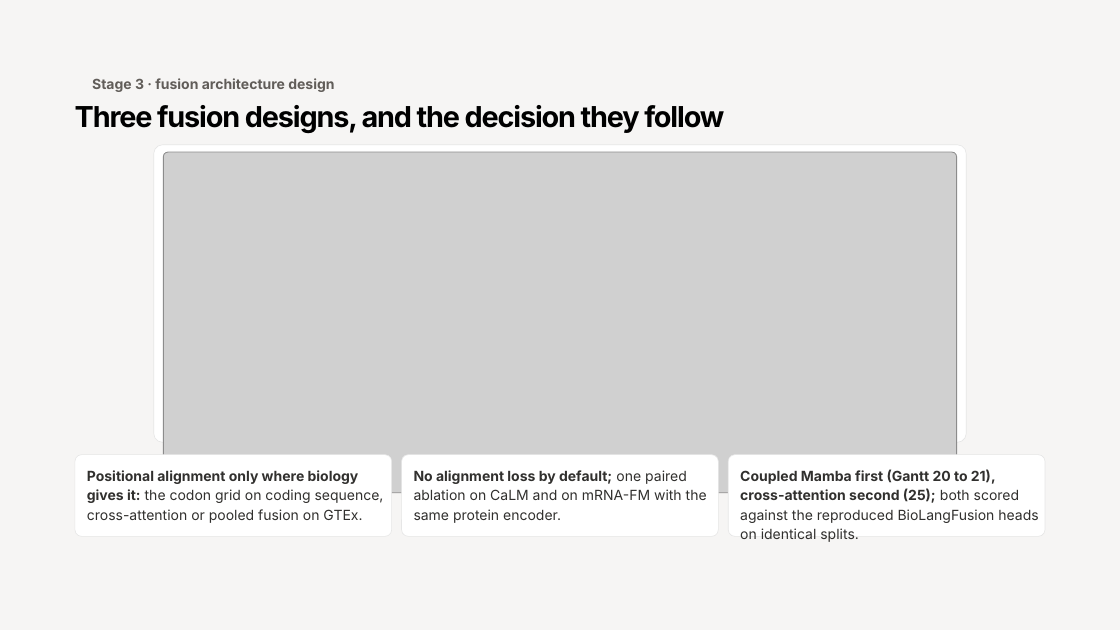
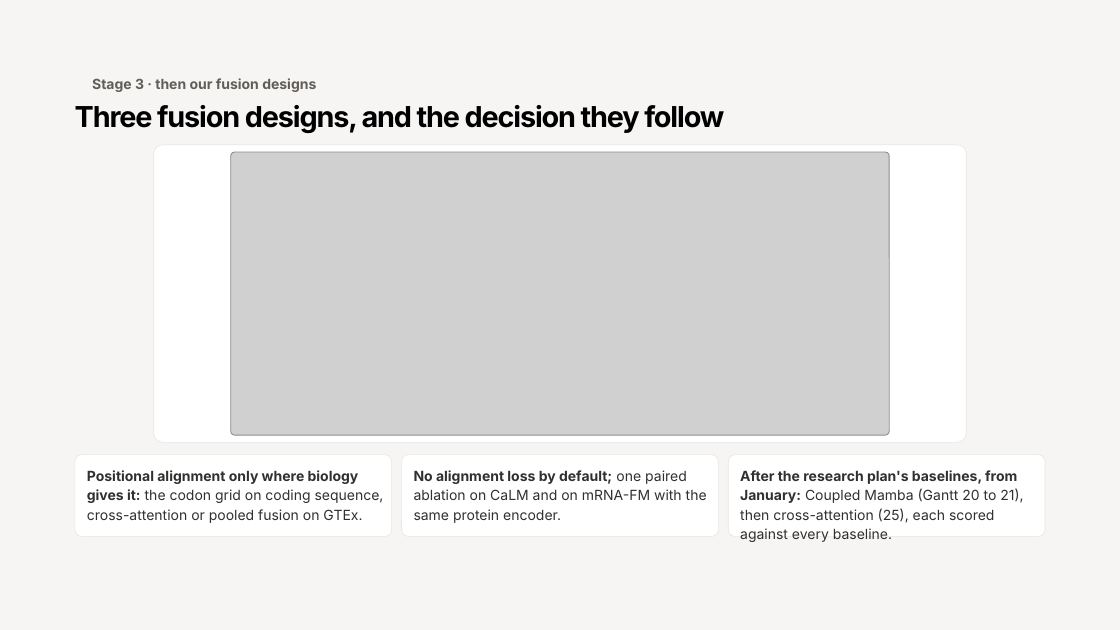
Before and after one commit to jtmckinley4/multimodal-bio-fusion, a slide deck: slide 14 of docs/notes/Slides/Mina_Meeting_Slides_2026-10-20.pptx (slide 12 before the commit). Drawn at 1120x630 pixels with LibreOffice and Linux fonts; fonts in the diff are those of the drawing; grey boxes stand for pictures; background and template pictures are left out. Boxes give left, top, right and bottom in pixels: in the first picture for what was removed or moved away, otherwise in the second. Text is boxed around its words. In the diff, an @@ line names an element or a change of style, - is before the commit and + after.

```diff
--- a/docs/notes/Slides/Mina_Meeting_Slides_2026-10-20.pptx
+++ b/docs/notes/Slides/Mina_Meeting_Slides_2026-10-20.pptx
@@ text at (92, 78, 316, 92): text changed @@
-Stage 3 · fusion architecture design
+Stage 3 · then our fusion designs
@@ picture: place and size @@
-picture at (163, 152, 956, 493)
+picture at (231, 152, 890, 435)
@@ text at (740, 470, 1023, 542): text changed @@
-Coupled Mamba first (Gantt 20 to 21), cross-attention second (25); both scored against the reproduced BioLangFusion heads on identical splits.
+After the research plan's baselines, from January: Coupled Mamba (Gantt 20 to 21), then cross-attention (25), each scored against every baseline.
```
Also in this commit, not shown: 4 other slides changed, 18 other files.
